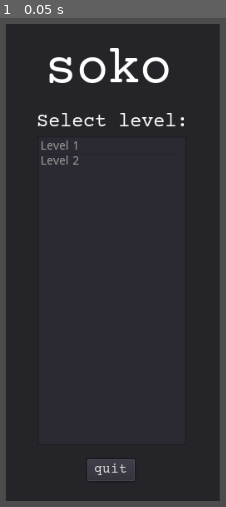
Above: before the commit, frame 1.
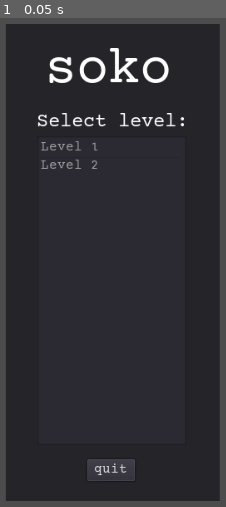
Above: after the commit, the same moment.

Repository: yusufmte/soko
Game: Godot game, scene res://Main.tscn
The game is run twice, just before and just after one commit, with the same random seed, the same clock (stepped at 60 frames per second) and the same inputs.
Inputs:
- Up to frame 1 (0.05 s): no input

The runs differ from the first frame. In frame 1, 0.4% of the frame differs, in the area x 18-43%, y 24-31%.

Commit message:
made treulbders look sliiiiiightly less peupy

Diff:
--- a/Main.tscn
+++ b/Main.tscn
@@ -16,6 +16,9 @@
 
 [sub_resource type="DynamicFont" id=2]
 size = 24
+font_data = ExtResource( 2 )
+
+[sub_resource type="DynamicFont" id=11]
 font_data = ExtResource( 2 )
 
 [sub_resource type="DynamicFont" id=3]
@@ -74,6 +77,7 @@
 margin_top = 135.0
 margin_right = 217.0
 margin_bottom = 506.0
+custom_fonts/font = SubResource( 11 )
 
 [node name="QuitButt" type="Button" parent="Menu"]
 margin_left = 97.9235
Not shown: 1 places in Main.tscn that only renumber resources
Binary file changed: resources/art/boulder_anims/triangle.png
